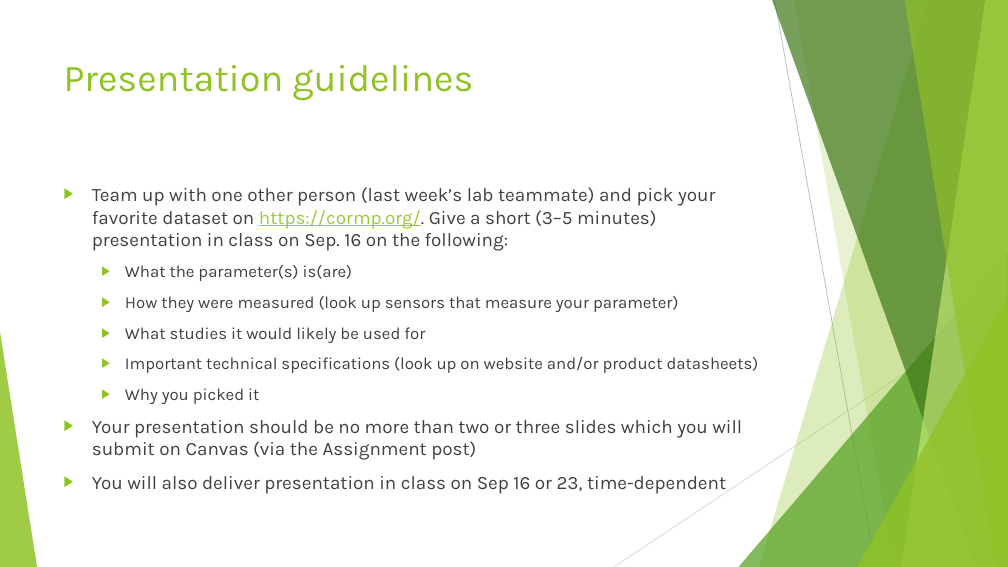
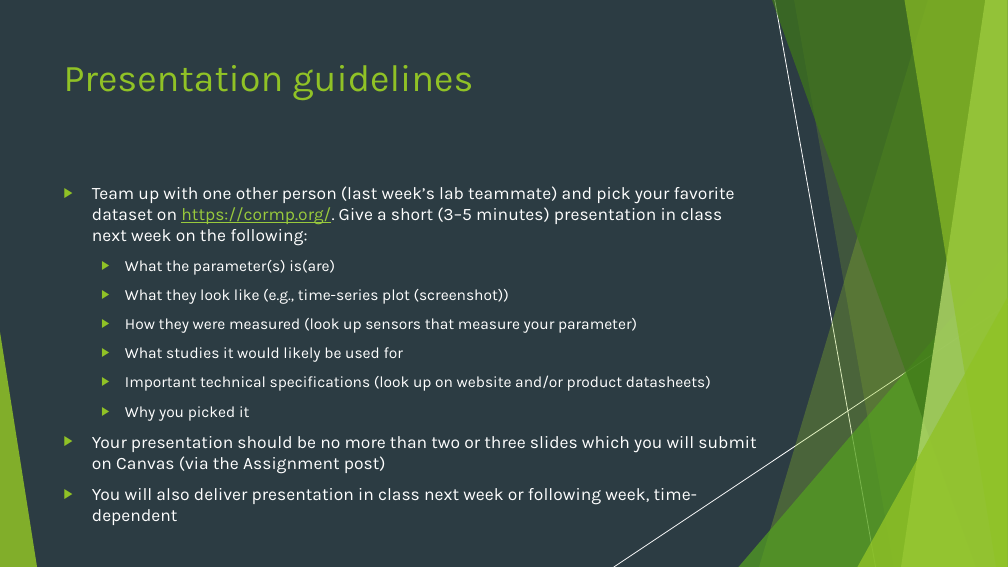
Before and after one commit to SUPScientist/Smart-Coasts, a slide deck: slide 3 of Class-02-OILab-Tour/OCN479_Lecture02_OILabTour.pptx. Drawn at 1008x567 pixels with LibreOffice and Linux fonts; fonts in the diff are those of the drawing. Boxes give left, top, right and bottom in pixels: in the first picture for what was removed or moved away, otherwise in the second. Text is boxed around its words. In the diff, an @@ line names an element or a change of style, - is before the commit and + after.

```diff
--- a/Class-02-OILab-Tour/OCN479_Lecture02_OILabTour.pptx
+++ b/Class-02-OILab-Tour/OCN479_Lecture02_OILabTour.pptx
@@ background #FFFFFF to #2C3C43 @@
@@ rectangle added at [0,0,1008,567], fill #2C3C43 @@
@@ line (775, 0) - (876, 567): stroke #BFBFBF 0.75 pt to #000000 0.75 pt @@
@@ text at [92,186,735,246]: text changed; size 18 to 16.6 pt; text colour #404040 to #FFFFFF @@
-▶ Team up with one other person (last week’s lab teammate) and pick your favorite dataset on https://cormp.org/. Give a short (3–5 minutes) presentation in class on Sep. 16 on the following:
+▶ Team up with one other person (last week’s lab teammate) and pick your favorite dataset on https://cormp.org/. Give a short (3–5 minutes) presentation in class next week on the following:
@@ text at [92,260,756,474]: size 16 to 14.8 pt in "What the parameter(s) is(are)", "How they were measured (look up sensors ...", "What studies it would likely be used ...", "Important technical specifications (look up on website ..." and 1 more places; text colour #404040 to #FFFFFF in "What the parameter(s) is(are)", "How they were measured (look up sensors ...", "What studies it would likely be used ...", "Important technical specifications (look up on website ..." and 2 more places; size 18 to 16.6 pt in "Your presentation should be no more than ..." @@
@@ text at [125,289,509,304]: paragraph added @@
+  ▶ What they look like (e.g., time-series plot (screenshot))
@@ line (1008, 305) - (614, 567): stroke #D9D9D9 0.75 pt to #000000 0.75 pt @@
@@ group added at [0,0,1008,567]: 5 freeform shapes, 3 triangles, 2 lines @@
@@ text at [92,488,697,505]: text changed; size 18 to 16.6 pt; text colour #404040 to #FFFFFF @@
-▶ You will also deliver presentation in class on Sep 16 or 23, time-dependent
+▶ You will also deliver presentation in class next week or following week, time-dependent
```
Also in this commit, not shown: 1 other slide changed, 3 other files.
